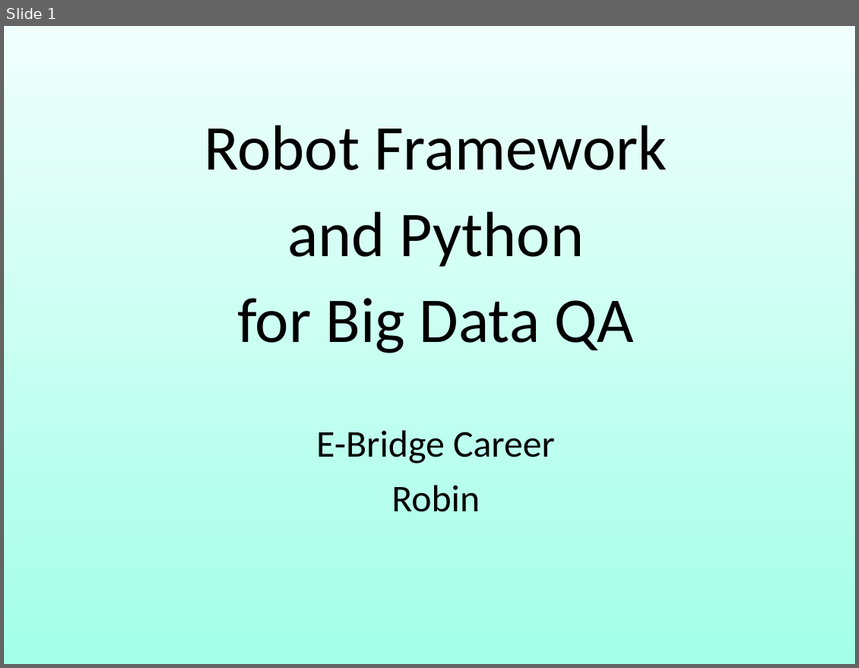
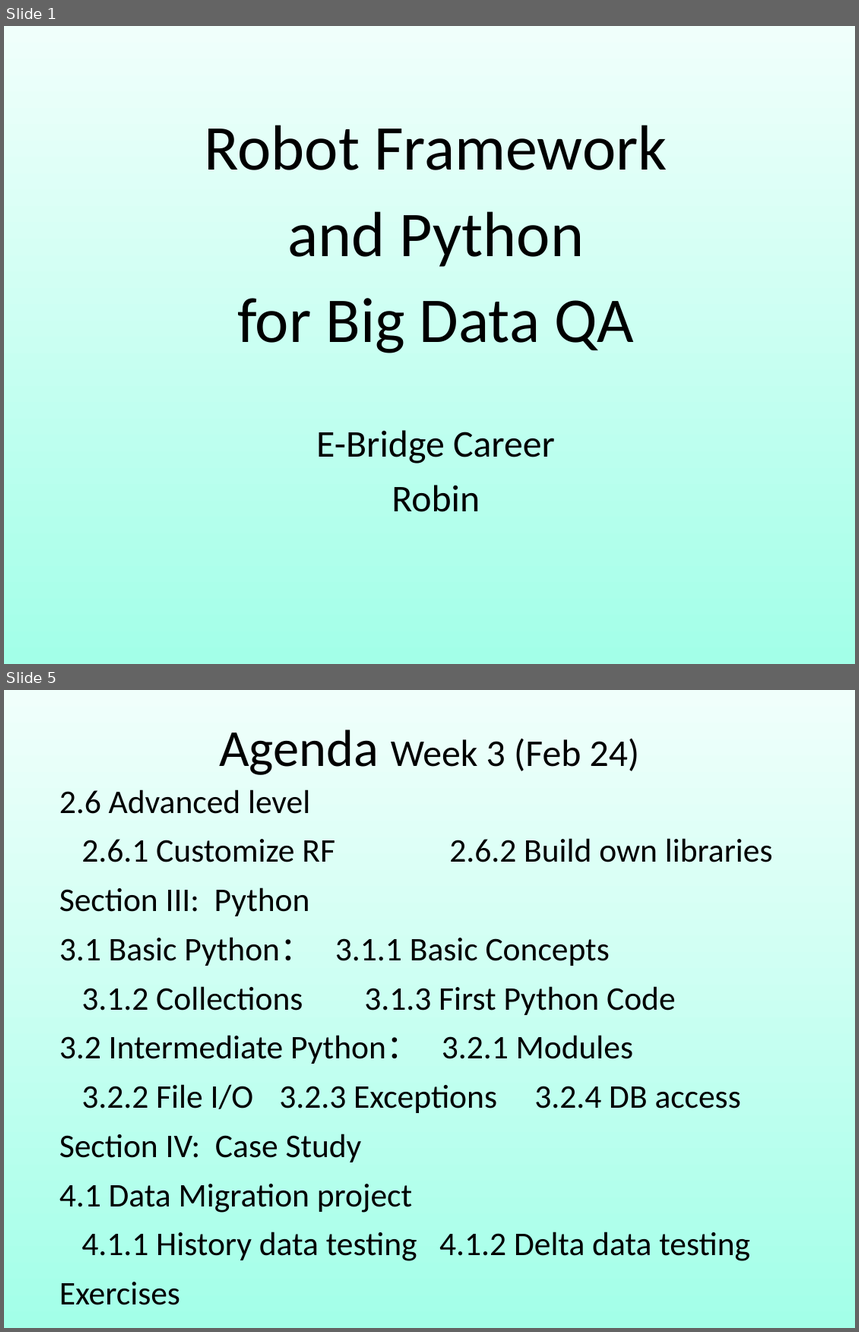
Before and after one commit to robin3795/Data, a slide deck: 2018_1.ppt. Shown one above the other, each under a label of ours: slide 1 before the commit, slides 1 and 5 after it; the slides between them are not shown. The pictures are 859x668 and 859x1332 pixels, drawn with LibreOffice and Linux fonts; fonts in the diff are those of the drawing. Boxes give left, top, right and bottom in pixels: in the first picture for what was removed or moved away, otherwise in the second. Text is boxed around its words. In the diff, an @@ line names an element or a change of style, - is before the commit and + after.

```diff
--- a/2018_1.ppt
+++ b/2018_1.ppt
@@ slide 5 added at [4, 690, 855, 1328], background gradient #F0FFFB to #A3FFE8 @@
@@ free added at [47, 690, 813, 802], 32 pt, text #000000 @@
+Agenda Week 3 (Feb 24)
@@ free added at [47, 776, 813, 1215], 28 pt, text #000000 @@
+2.6 Advanced level
+2.6.1 Customize RF 2.6.2 Build own libraries
+Section III: Python
+3.1 Basic Python： 3.1.1 Basic Concepts
+3.1.2 Collections 3.1.3 First Python Code
+3.2 Intermediate Python： 3.2.1 Modules
+3.2.2 File I/O 3.2.3 Exceptions 3.2.4 DB access
+Section IV: Case Study
+4.1 Data Migration project
+4.1.1 History data testing 4.1.2 Delta data testing
+Exercises
```
Also in this commit, not shown: 13 slides changed, 18 other slides added, 3 slides removed, 1 other file.
